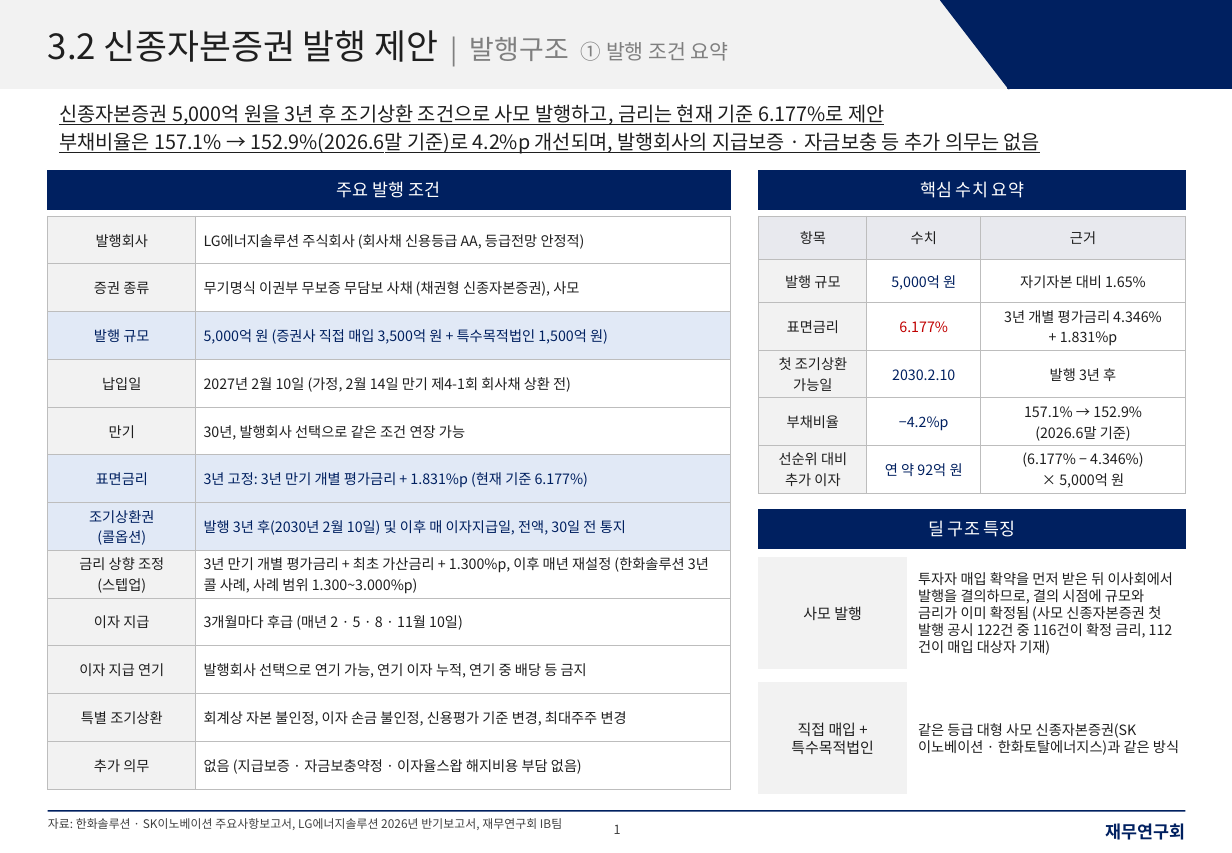
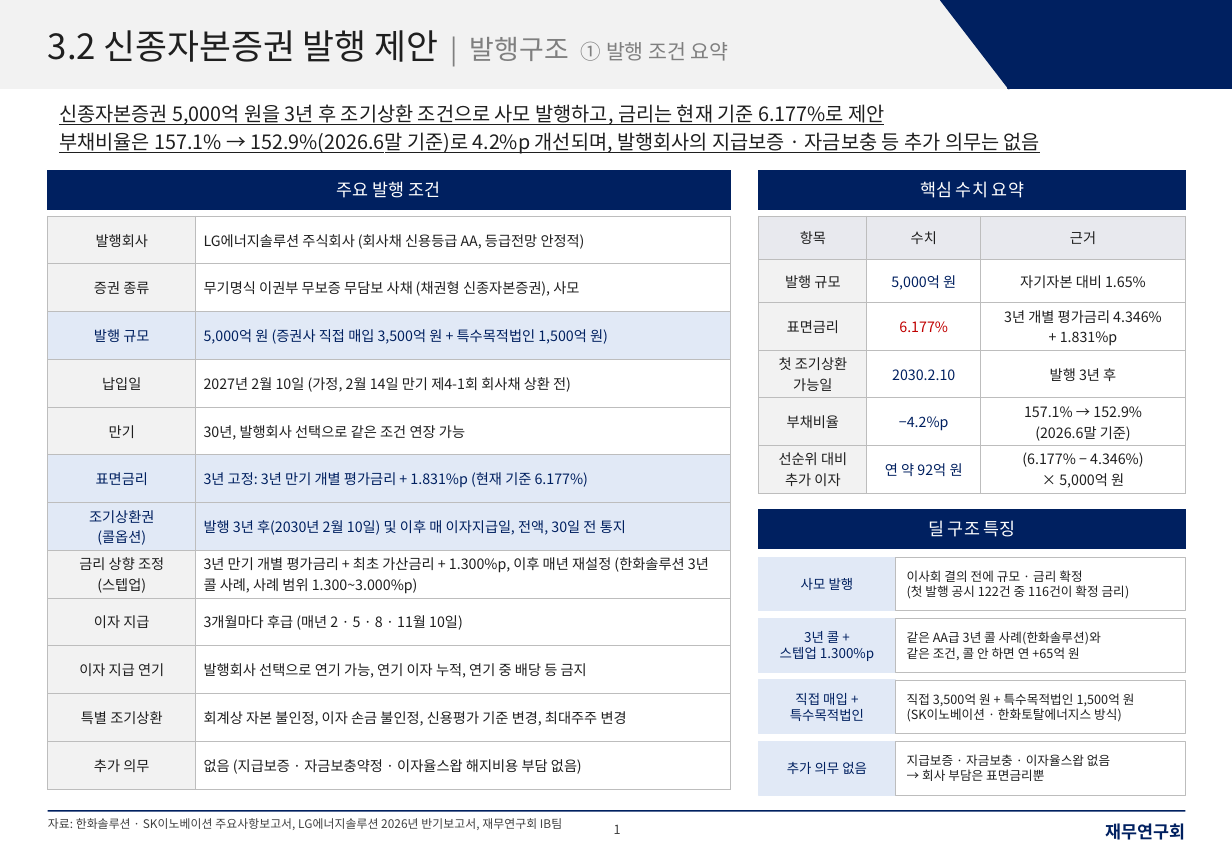
Before and after one commit to shy065542-rgb/SSHHYY, a slide deck: slide 1 of LGES_신종_발행구조_재무연구회양식.pptx. Drawn at 1232x853 pixels with LibreOffice and Linux fonts; fonts in the diff are those of the drawing. Boxes give left, top, right and bottom in pixels: in the first picture for what was removed or moved away, otherwise in the second. Text is boxed around its words. In the diff, an @@ line names an element or a change of style, - is before the commit and + after.

```diff
--- a/LGES_신종_발행구조_재무연구회양식.pptx
+++ b/LGES_신종_발행구조_재무연구회양식.pptx
@@ rectangle "사모 발행": place and size @@
-rectangle "사모 발행" at (759, 557, 907, 669)
+rectangle "사모 발행" at (759, 557, 895, 611)
@@ rectangle "사모 발행" at (759, 557, 895, 611): size 9.5 to 8.5 pt, text colour #1F1F1F to #002060; fill #F2F2F2 to #E1E9F6; outline #F2F2F2 0.75 pt to #E1E9F6 0.75 pt @@
@@ rectangle added at (895, 557, 1185, 611), fill #FFFFFF, outline #BDBDBD 0.5 pt @@
@@ text at (907, 570, 1130, 599): text changed; size 9 to 8 pt @@
-투자자 매입 확약을 먼저 받은 뒤 이사회에서 발행을 결의하므로, 결의 시점에 규모와 금리가 이미 확정됨 (사모 신종자본증권 첫 발행 공시 122건 중 116건이 확정 금리, 112건이 매입 대상자 기재)
+이사회 결의 전에 규모 · 금리 확정
+(첫 발행 공시 122건 중 116건이 확정 금리)
@@ rectangle added at (759, 619, 895, 672), fill #E1E9F6, outline #E1E9F6 0.75 pt, 8.5 pt, text #002060 @@
+3년 콜 +
+스텝업 1.300%p
@@ rectangle added at (895, 619, 1185, 672), fill #FFFFFF, outline #BDBDBD 0.5 pt @@
@@ text added at (907, 631, 1101, 660), 8 pt, text #1F1F1F @@
+같은 AA급 3년 콜 사례(한화솔루션)와
+같은 조건, 콜 안 하면 연 +65억 원
@@ rectangle "직접 매입 +" at (759, 680, 895, 734): size 9.5 to 8.5 pt, text colour #1F1F1F to #002060; fill #F2F2F2 to #E1E9F6; outline #F2F2F2 0.75 pt to #E1E9F6 0.75 pt @@
@@ rectangle "직접 매입 +": place and size @@
-rectangle "직접 매입 +" at (759, 683, 907, 794)
+rectangle "직접 매입 +" at (759, 680, 895, 734)
@@ rectangle added at (895, 680, 1185, 734), fill #FFFFFF, outline #BDBDBD 0.5 pt @@
@@ text at (907, 693, 1135, 722): text changed; size 9 to 8 pt @@
-같은 등급 대형 사모 신종자본증권(SK이노베이션 · 한화토탈에너지스)과 같은 방식
+직접 3,500억 원 + 특수목적법인 1,500억 원
+(SK이노베이션 · 한화토탈에너지스 방식)
@@ rectangle added at (759, 742, 895, 795), fill #E1E9F6, outline #E1E9F6 0.75 pt, 8.5 pt, text #002060 @@
+추가 의무 없음
@@ rectangle added at (895, 742, 1185, 795), fill #FFFFFF, outline #BDBDBD 0.5 pt @@
@@ text added at (907, 754, 1110, 781), 8 pt, text #1F1F1F @@
+지급보증 · 자금보충 · 이자율스왑 없음
+→ 회사 부담은 표면금리뿐
```
Also in this commit, not shown: 2 other slides changed, 1 other file.
